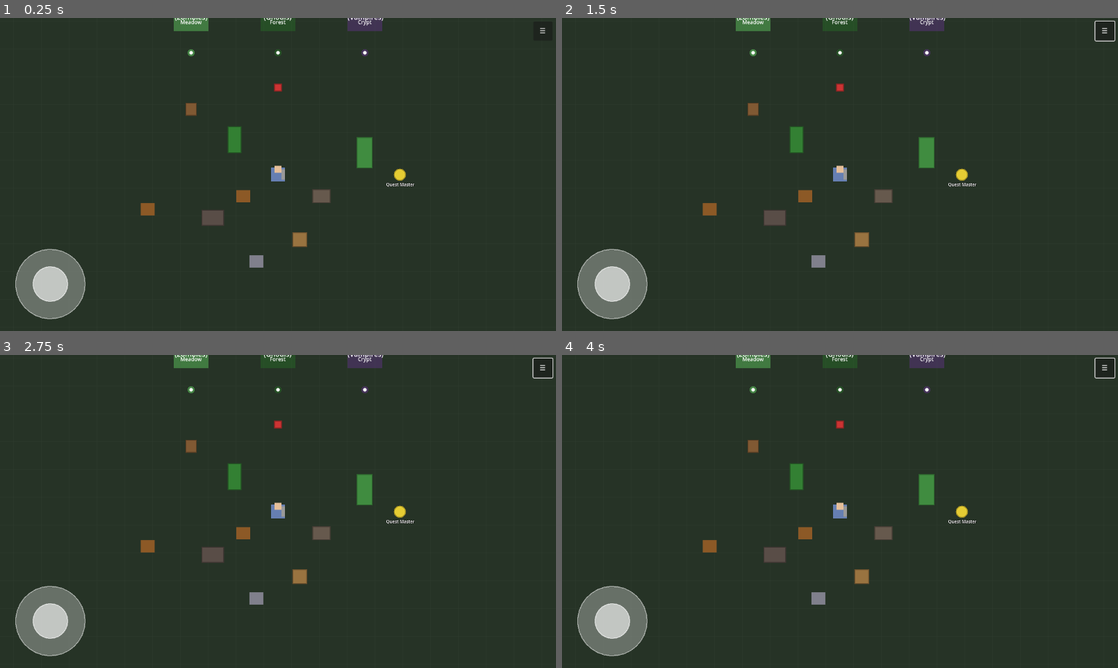
Above: before the commit, frames 1-4 (two rows, left to right).
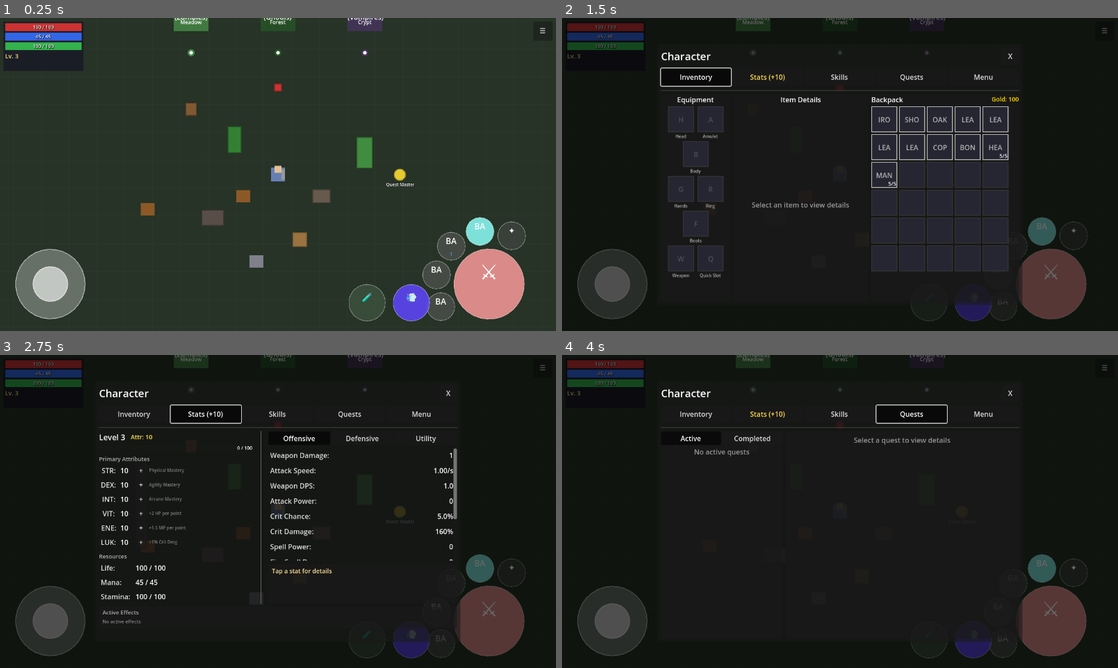
Above: after the commit, the same moments.

Repository: MatousHruska/MobileTestia
Game: Godot game, scene res://scenes/world/test_zone.tscn
The game is run twice, just before and just after one commit, with the same random seed, the same clock (stepped at 60 frames per second) and the same inputs.
Inputs (mouse positions are in pixels of both pictures, inside the frame that each line leads up to):
- Up to frame 1 (0.25 s): no input
- Up to frame 2 (1.5 s): click "☰" at 0.5 s; click (695, 77) at 1.25 s, where only the run after the commit has a clickable "Inventory"
- Up to frame 3 (2.75 s): click (205, 414) at 2 s, where only the run after the commit has a clickable "Stats (+10)"
- Up to frame 4 (4 s): click (840, 414) at 2.75 s, where only the run after the commit has a clickable "Skills"; click (912, 414) at 3.5 s, where only the run after the commit has a clickable "Quests"

The runs differ from the first frame. In frame 1, 6.1% of the frame differs, in the area x 0-95%, y 1-97%; in frame 2, 84%; in frame 3, 97%; in frame 4, 98%, in the area x 0-100%, y 0-100%.
Error before the commit: Parse Error: Cannot infer the type of "dodge_distance" variable because the value doesn't have a set type. (res://scripts/ui/combat/combat_hud.gd:479)

Commit message:
Fix type inference errors in combat_hud.gd
Add explicit type annotations for variables assigned from lambda .call()
which returns Variant and triggers warnings-as-errors.

Diff:
--- a/scripts/ui/combat/combat_hud.gd
+++ b/scripts/ui/combat/combat_hud.gd
@@ -468,22 +468,22 @@
 		)
 
 	# Position dodge button
-	var dodge_pos := _get_fixed_pos.call(config.dodge_offset_pct)
+	var dodge_pos: Vector2 = _get_fixed_pos.call(config.dodge_offset_pct)
 	dodge_pos = _adjust_secondary_pos.call(dodge_pos, scaled_dodge_radius)
 	dodge_button.position = dodge_pos - Vector2(scaled_dodge_radius, scaled_dodge_radius)
 
 	# Position quick slot button
-	var quick_slot_pos := _get_fixed_pos.call(config.quick_slot_offset_pct)
+	var quick_slot_pos: Vector2 = _get_fixed_pos.call(config.quick_slot_offset_pct)
 	quick_slot_pos = _adjust_secondary_pos.call(quick_slot_pos, scaled_quick_slot_radius)
 	# Also ensure quick slot doesn't overlap with dodge
-	var dodge_distance := quick_slot_pos.distance_to(dodge_pos)
+	var dodge_distance: float = quick_slot_pos.distance_to(dodge_pos)
 	var min_dodge_distance := scaled_dodge_radius + scaled_quick_slot_radius + min_gap
 	if dodge_distance < min_dodge_distance:
 		quick_slot_pos.x = dodge_pos.x - scaled_dodge_radius - min_gap - scaled_quick_slot_radius
 	quick_slot_button.position = quick_slot_pos - Vector2(scaled_quick_slot_radius, scaled_quick_slot_radius)
 
 	# Position interact button (scale its size too)
-	var interact_pos := _get_fixed_pos.call(config.interact_offset_pct)
+	var interact_pos: Vector2 = _get_fixed_pos.call(config.interact_offset_pct)
 	interact_button.position = interact_pos
 	interact_button.custom_minimum_size = config.interact_size * scale_factor
 
